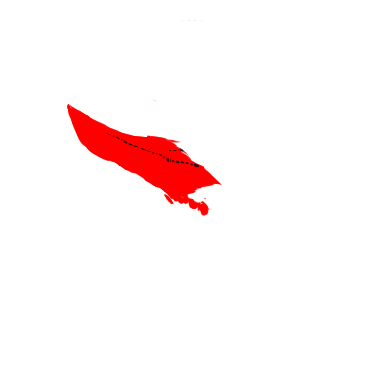
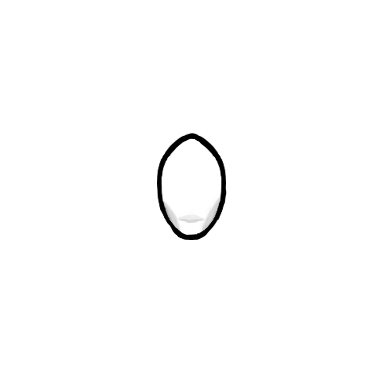
Two versions of the same layered image (384 x 384). Layer-by-layer changes:
hid group "Princess_Crest_East" (6 layers) over [67, 20, 264, 240]
painted on "Paint Layer 39" over [67, 98, 230, 240]
painted on "Paint Layer 28" (2nd of 6, in "Princess_Crest_East") over [67, 98, 230, 240]
painted on "Crest_South" (2nd of 7, in "Princess_Crest_East") over [67, 20, 264, 240]
showed group "Starbeast_Average_Normal_South" (9 layers) over [67, 98, 230, 240]
